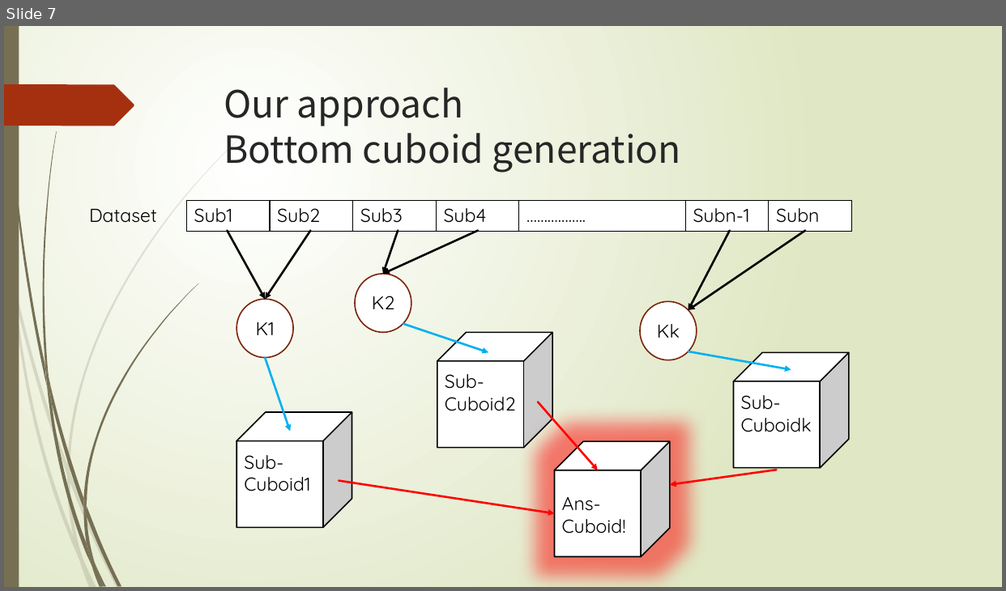
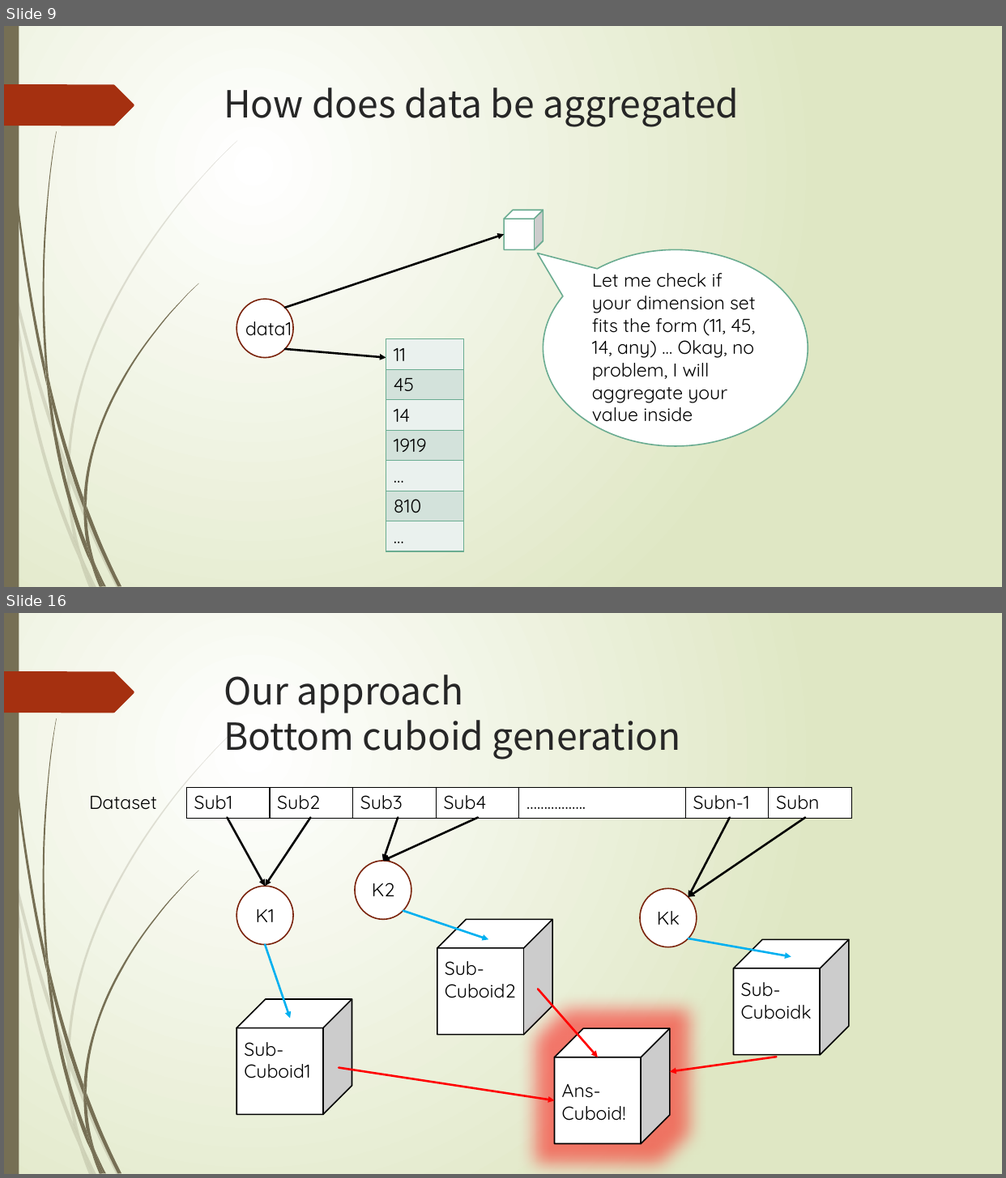
Before and after one commit to thoh-testarossa/Mirage-docs, a slide deck: thoh/gradurate_thesis/答辩.pptx. Shown one above the other, each under a label of ours: slide 7 before the commit, slides 9 and 16 after it; the slides between them are not shown. The pictures are 1006x591 and 1006x1178 pixels, drawn with LibreOffice and Linux fonts; fonts in the diff are those of the drawing. Boxes give left, top, right and bottom in pixels: in the first picture for what was removed or moved away, otherwise in the second. Text is boxed around its words. In the diff, an @@ line names an element or a change of style, - is before the commit and + after.

```diff
--- a/thoh/gradurate_thesis/答辩.pptx
+++ b/thoh/gradurate_thesis/答辩.pptx
@@ slide 9 added at <box>4,26,1002,587</box>, background gradient #FFFFFF to #DFE8C4; not listed: 24 template elements that a slide beside it also shows @@
@@ title added at <box>224,88,739,127</box>, 36 pt, text #262626 @@
+How does data be aggregated
@@ cube added at <box>504,210,543,250</box>, fill #FFFFFF, outline #6AAC91 1.25 pt @@
@@ arrow added from (285, 308) to (504, 234), #000000 2 pt @@
@@ speech bubble added at <box>543,250,808,446</box>, fill #FFFFFF, outline #6AAC91 1.25 pt @@
@@ text added at <box>592,267,756,427</box>, 18 pt, text #000000 @@
+Let me check if your dimension set fits the form (11, 45, 14, any) … Okay, no problem, I will aggregate your value inside
@@ ellipse added at <box>236,299,294,357</box>, fill #FFFFFF, outline #7A240C 1.25 pt @@
@@ text added at <box>245,316,292,340</box>, 18 pt, text #000000 @@
+data1
@@ table added at <box>386,339,463,552</box>, 7 rows, 1 columns @@
+11
+45
+14
+1919
+…
+810
+…
@@ arrow added from (285, 349) to (386, 357), #000000 2 pt @@
@@ what was slide 7 is now slide 16 @@
```
Also in this commit, not shown: 6 slides changed, 12 other slides added, 3 slides removed, 16 other files.
